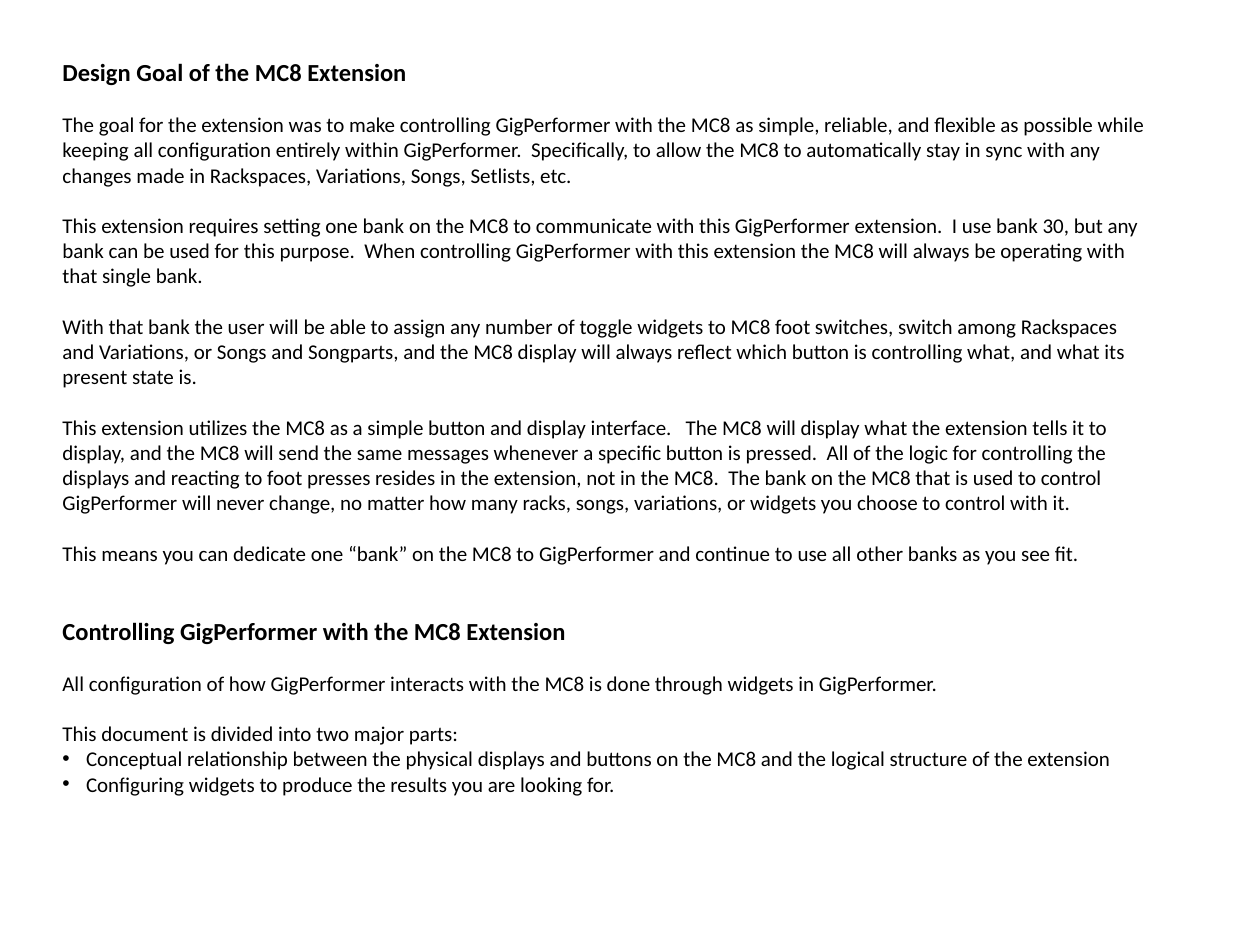
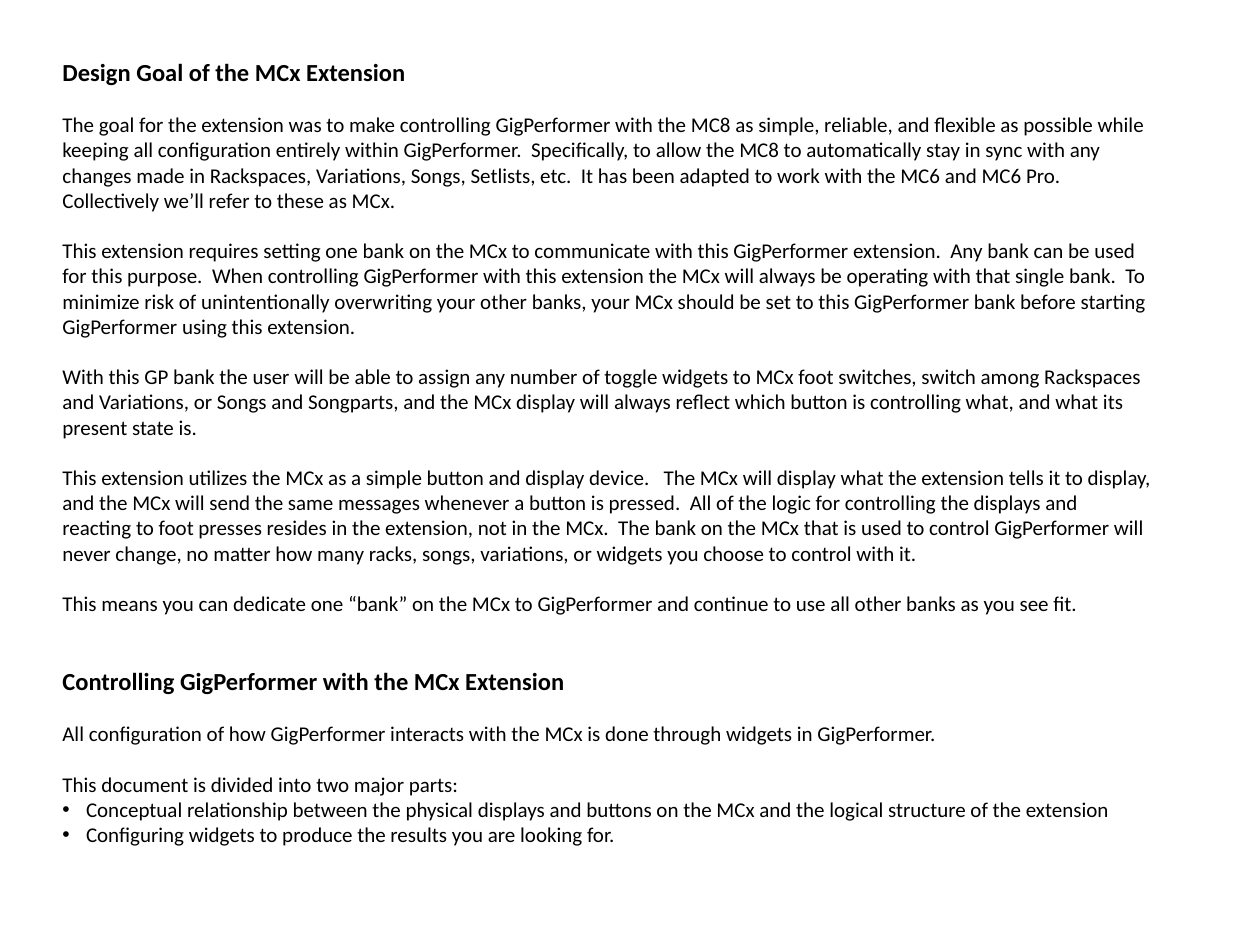
Before and after one commit to WidnerM/GP-MC8, a slide deck: slide 2 of MC8.pptx. Drawn at 1260x945 pixels with LibreOffice and Linux fonts; fonts in the diff are those of the drawing. Boxes give left, top, right and bottom in pixels: in the first picture for what was removed or moved away, otherwise in the second. Text is boxed around its words. In the diff, an @@ line names an element or a change of style, - is before the commit and + after.

```diff
--- a/MC8.pptx
+++ b/MC8.pptx
@@ text at (62,63,1151,745): text changed @@
-Design Goal of the MC8 Extension
-The goal for the extension was to make controlling GigPerformer with the MC8 as simple, reliable, and flexible as possible while keeping all configuration entirely within GigPerformer. Specifically, to allow the MC8 to automatically stay in sync with any changes made in Rackspaces, Variations, Songs, Setlists, etc.
-This extension requires setting one bank on the MC8 to communicate with this GigPerformer extension. I use bank 30, but any bank can be used for this purpose. When controlling GigPerformer with this extension the MC8 will always be operating with that single bank.
-With that bank the user will be able to assign any number of toggle widgets to MC8 foot switches, switch among Rackspaces and Variations, or Songs and Songparts, and the MC8 display will always reflect which button is controlling what, and what its present state is.
-This extension utilizes the MC8 as a simple button and display interface. The MC8 will display what the extension tells it to display, and the MC8 will send the same messages whenever a specific button is pressed. All of the logic for controlling the displays and reacting to foot presses resides in the extension, not in the MC8. The bank on the MC8 that is used to control GigPerformer will never change, no matter how many racks, songs, variations, or widgets you choose to control with it.
-This means you can dedicate one “bank” on the MC8 to GigPerformer and continue to use all other banks as you see fit.
-Controlling GigPerformer with the MC8 Extension
-All configuration of how GigPerformer interacts with the MC8 is done through widgets in GigPerformer.
+Design Goal of the MCx Extension
+The goal for the extension was to make controlling GigPerformer with the MC8 as simple, reliable, and flexible as possible while keeping all configuration entirely within GigPerformer. Specifically, to allow the MC8 to automatically stay in sync with any changes made in Rackspaces, Variations, Songs, Setlists, etc. It has been adapted to work with the MC6 and MC6 Pro. Collectively we’ll refer to these as MCx.
+This extension requires setting one bank on the MCx to communicate with this GigPerformer extension. Any bank can be used for this purpose. When controlling GigPerformer with this extension the MCx will always be operating with that single bank. To minimize risk of unintentionally overwriting your other banks, your MCx should be set to this GigPerformer bank before starting GigPerformer using this extension.
+With this GP bank the user will be able to assign any number of toggle widgets to MCx foot switches, switch among Rackspaces and Variations, or Songs and Songparts, and the MCx display will always reflect which button is controlling what, and what its present state is.
+This extension utilizes the MCx as a simple button and display device. The MCx will display what the extension tells it to display, and the MCx will send the same messages whenever a button is pressed. All of the logic for controlling the displays and reacting to foot presses resides in the extension, not in the MCx. The bank on the MCx that is used to control GigPerformer will never change, no matter how many racks, songs, variations, or widgets you choose to control with it.
+This means you can dedicate one “bank” on the MCx to GigPerformer and continue to use all other banks as you see fit.
+Controlling GigPerformer with the MCx Extension
+All configuration of how GigPerformer interacts with the MCx is done through widgets in GigPerformer.
@@ text at (86,802,1109,821): text changed @@
-• Conceptual relationship between the physical displays and buttons on the MC8 and the logical structure of the extension
+• Conceptual relationship between the physical displays and buttons on the MCx and the logical structure of the extension
```
Also in this commit, not shown: 6 other slides changed, 4 other files.
